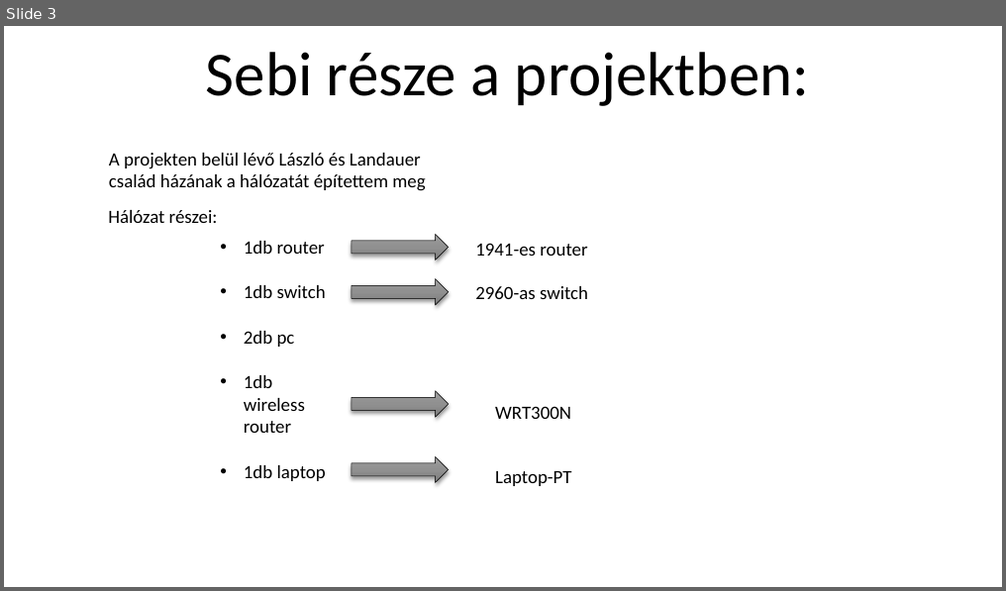
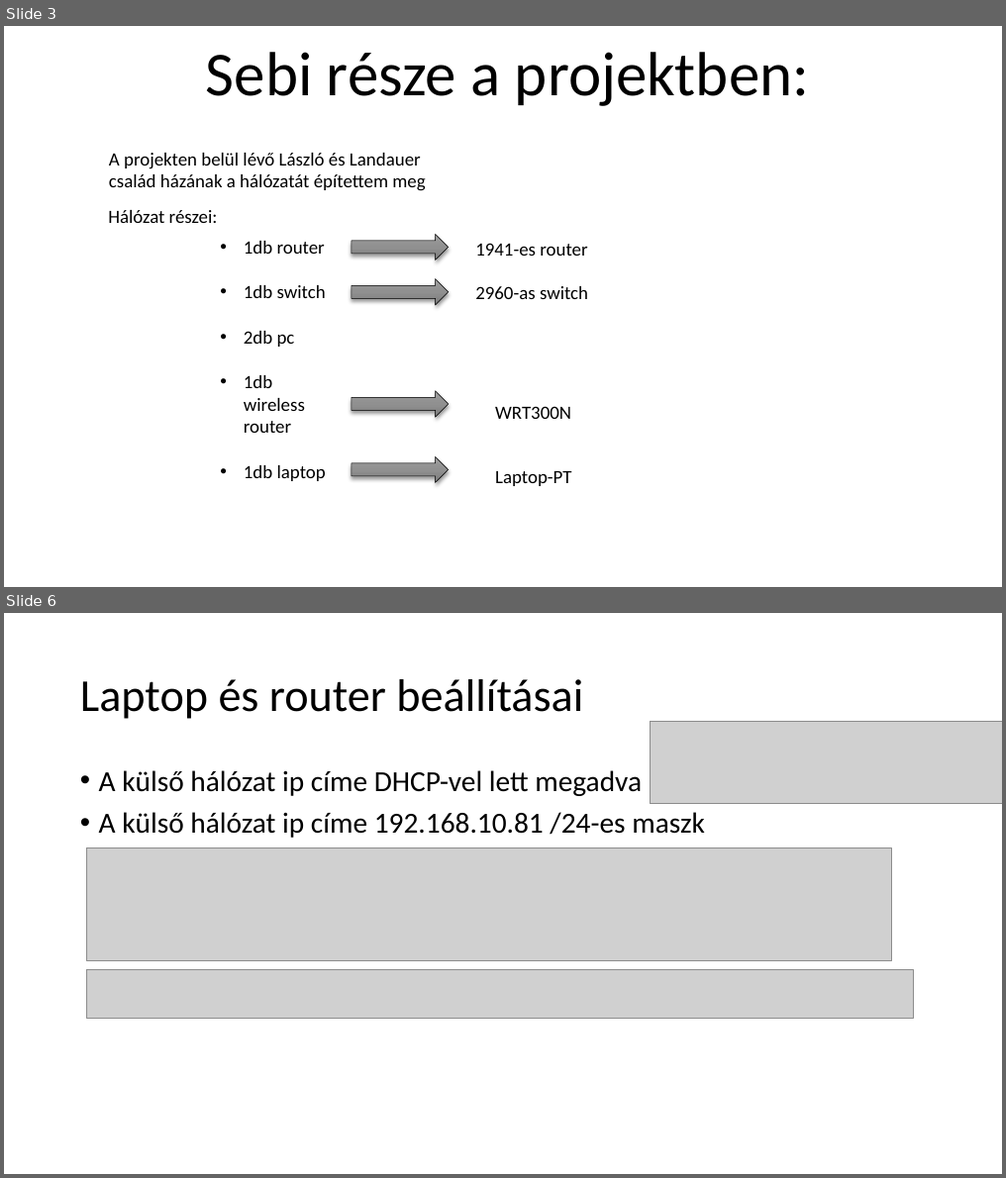
Before and after one commit to Sebi-sigma/Halozat-projekt, a slide deck: halozat ppt.pptx. Shown one above the other, each under a label of ours: slide 3 before the commit, slides 3 and 6 after it; the slides between them are not shown. The pictures are 1006x591 and 1006x1178 pixels, drawn with LibreOffice and Linux fonts; fonts in the diff are those of the drawing; grey boxes stand for pictures. Boxes give left, top, right and bottom in pixels: in the first picture for what was removed or moved away, otherwise in the second. Text is boxed around its words. In the diff, an @@ line names an element or a change of style, - is before the commit and + after.

```diff
--- a/halozat ppt.pptx
+++ b/halozat ppt.pptx
@@ slide 6 added at [4,613,1002,1174], background #FFFFFF @@
@@ title added at [80,679,583,719], 44 pt, text #000000 @@
+Laptop és router beállításai
@@ picture added at [650,721,1002,804] @@
@@ text added at [99,770,705,838], 28 pt, text #000000 @@
+• A külső hálózat ip címe DHCP-vel lett megadva
+• A külső hálózat ip címe 192.168.10.81 /24-es maszk
@@ picture added at [87,849,892,961] @@
@@ picture added at [87,969,914,1018] @@
```
Also in this commit, not shown: 1 slide changed, 2 other slides added.
